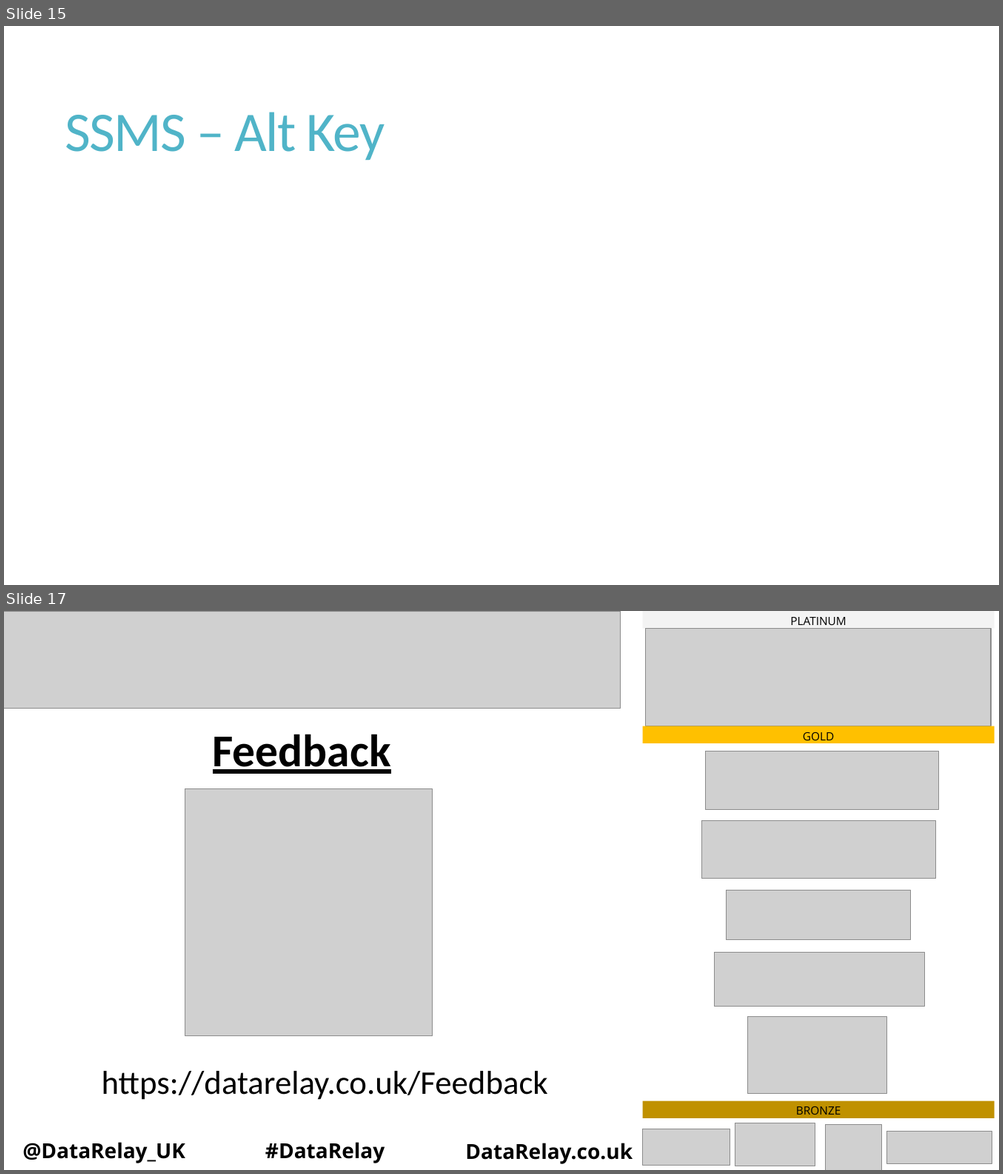
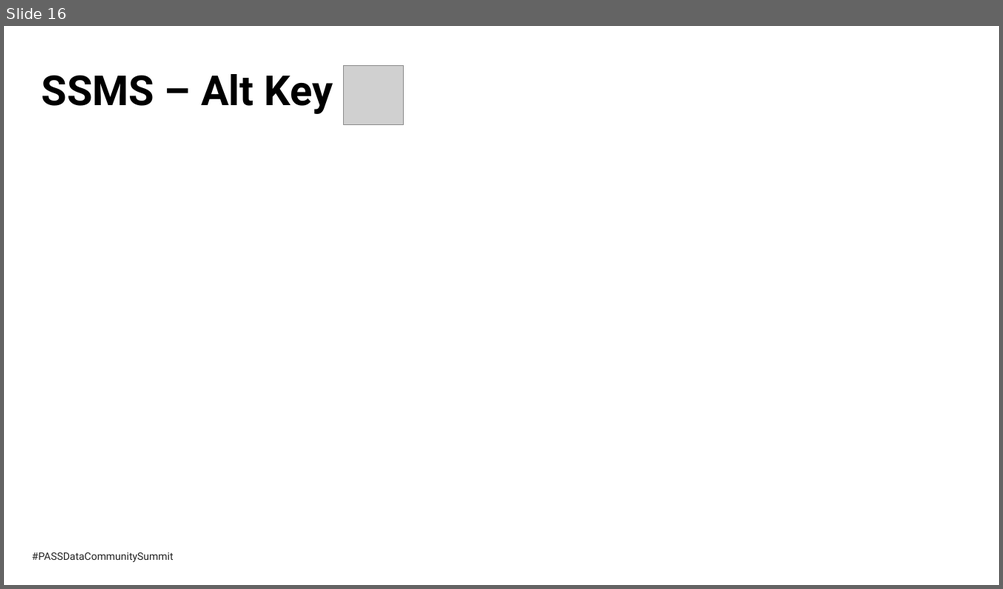
Before and after one commit to BarneyLawrence/Sessions-TSQL-BeyondTheBasics, a slide deck: T-SQL - Beyond the Basics.pptx. Shown one above the other, each under a label of ours: slides 15 and 17 before the commit, slide 16 after it; the slides between them are not shown. The pictures are 1003x1174 and 1003x589 pixels, drawn with LibreOffice and Linux fonts; fonts in the diff are those of the drawing; grey boxes stand for pictures; background and template pictures are left out. Boxes give left, top, right and bottom in pixels: in the first picture for what was removed or moved away, otherwise in the second. Text is boxed around its words. In the diff, an @@ line names an element or a change of style, - is before the commit and + after.

Commit message:
Final updates for PASS Summit 2020

```diff
--- a/T-SQL - Beyond the Basics.pptx
+++ b/T-SQL - Beyond the Basics.pptx
@@ slide 17 removed at (4,611,999,1170), background #FFFFFF @@
@@ picture removed at (4,611,620,709) @@
@@ text removed at (213,734,391,774) @@
-Feedback
@@ picture removed at (185,789,432,1037) @@
@@ text removed at (102,1071,548,1100) @@
-https://datarelay.co.uk/Feedback
@@ text removed at (22,1142,185,1164) @@
-#DataRelay
@@ text removed at (265,1142,384,1164) @@
-@DataRelay_UK
@@ text removed at (465,1143,632,1165) @@
-DataRelay.co.uk
@@ group removed at (643,611,994,1170): 10 pictures, 3 rectangles @@
-PLATINUM
-BRONZE
-GOLD
@@ what was slide 15 is now slide 16 @@
@@ slide 16 changed as well @@
@@ title "SSMS – Alt Key": place and size @@
-title "SSMS – Alt Key" at (65,112,384,160)
+title "SSMS – Alt Key" at (42,74,333,114)
@@ title "SSMS – Alt Key" at (42,74,333,114): size 54 to 40 pt, font Calibri to Roboto, text colour #50B4C8 to #000000, letter spacing -1.2 to 0 pt, bold on; line spacing 0.85 to 0.9; vertical alignment middle to top @@
@@ picture added at (344,65,403,125) @@
@@ text added at (32,553,173,562), 10 pt, text #222222 @@
+#PASSDataCommunitySummit
```
Also in this commit, not shown: 10 other slides changed, 12 slides added, 5 other slides removed, 15 other files.
